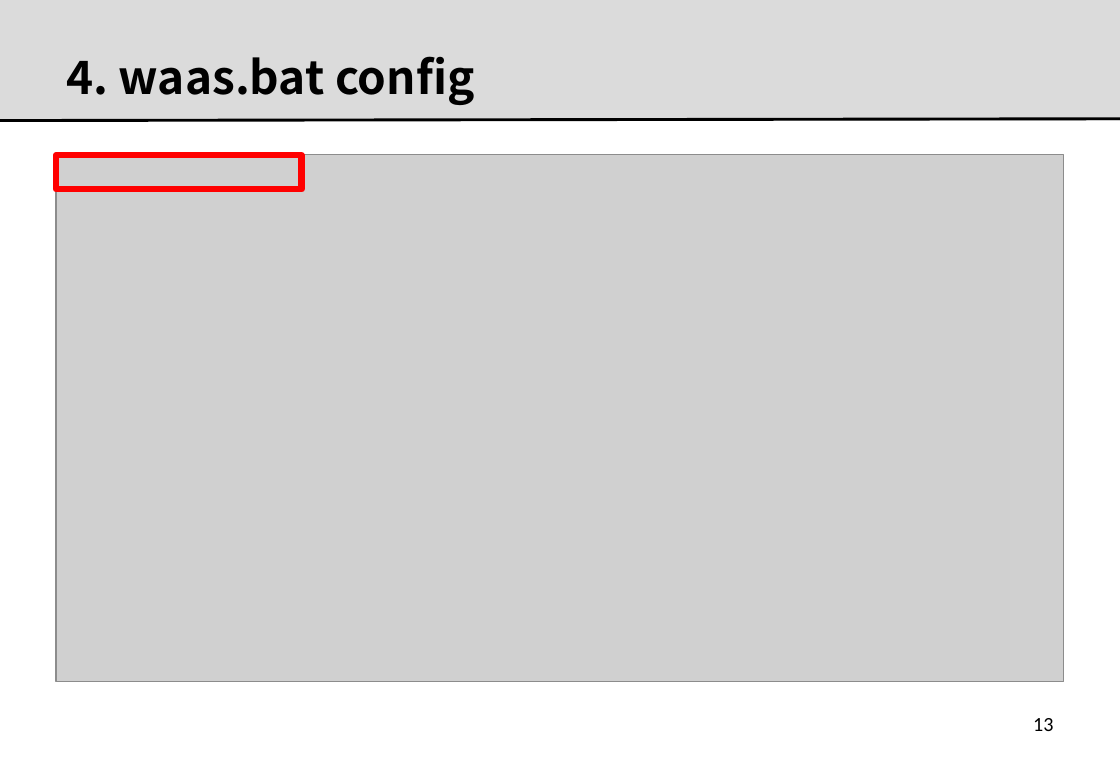
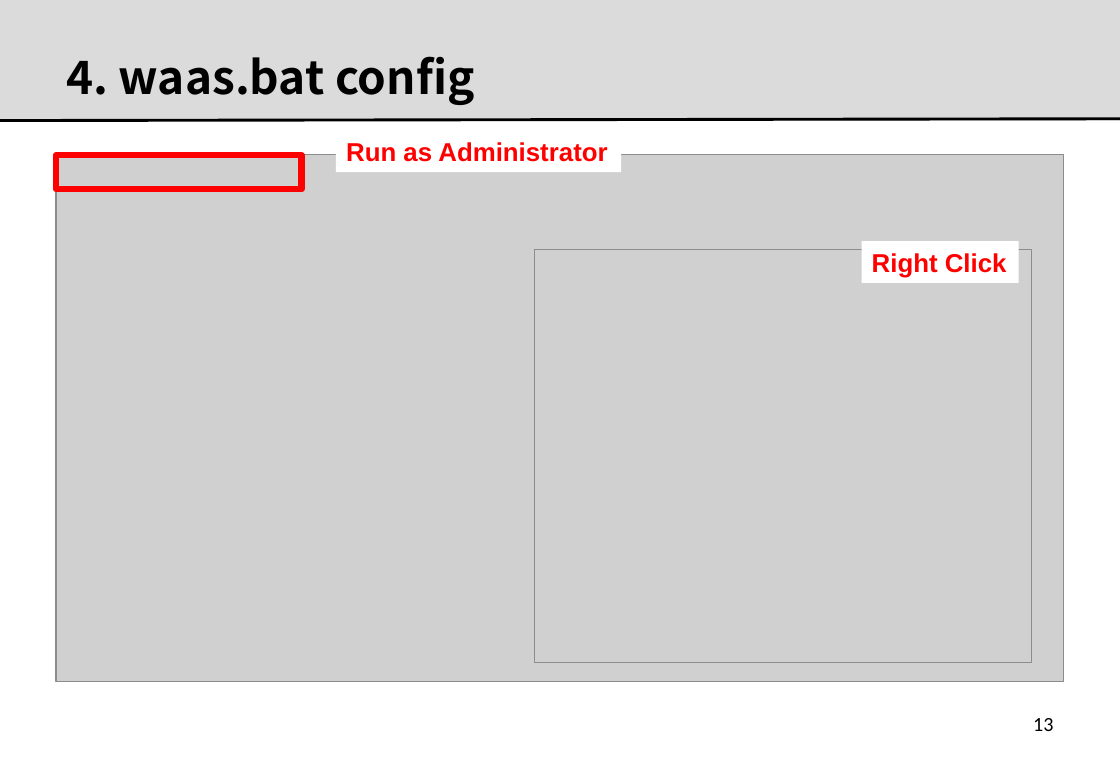
Before and after one commit to kitcrl/waas, a slide deck: slide 14 of docs/0000.man.pptx. Drawn at 1120x775 pixels with LibreOffice and Linux fonts; fonts in the diff are those of the drawing; grey boxes stand for pictures; background and template pictures are left out. Boxes give left, top, right and bottom in pixels: in the first picture for what was removed or moved away, otherwise in the second. Text is boxed around its words. In the diff, an @@ line names an element or a change of style, - is before the commit and + after.

```diff
--- a/docs/0000.man.pptx
+++ b/docs/0000.man.pptx
@@ rectangle added at [336,130,622,172], fill #FFFFFF, 18 pt, text #FF0000, bold @@
+Run as Administrator
@@ picture added at [535,250,1032,663] @@
@@ rectangle added at [861,241,1019,282], fill #FFFFFF, 18 pt, text #FF0000, bold @@
+Right Click
```
Also in this commit, not shown: 18 other files.
